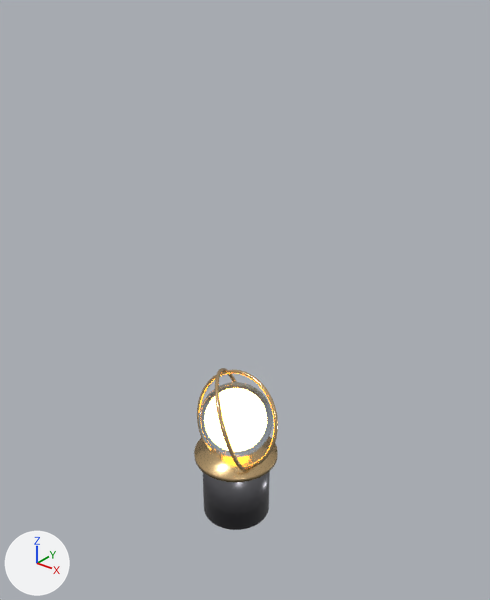
The glTF model game/models/core.glb: old version first, new version second.
One viewpoint serves both versions: a 50 mm camera at (4.61, -5.58, 6.67) aimed at (0.35, -0.25, 3.36). Arrows for +X, +Y and +Z are at lower left; the lights stay in place. The older version comes first. Where no turn or scale is listed for an object, it has been applied to the vertices.

Script lines for the objects in view, before the commit:
```python
me_cylinder_001 = bpy.data.meshes.new('Cylinder.001')
me_cylinder_001.from_pydata(...)  # a 64-sided cylinder along z spanning x -0.55..0.55, y -0.55..0.55, z -0.03..0.03
me_cylinder_001.materials.append(mat_brass)  # beige #e5c490
me_sphere_001 = bpy.data.meshes.new('Sphere.001')
me_sphere_001.from_pydata(...)  # 1106 vertices, 2208 faces; spans x -0.48..0.48, y -0.48..0.48, z 0.97..1.93
me_sphere_001.materials.append(mat_glass)  # pale blue #e7f3ff
me_torus = bpy.data.meshes.new('Torus')
me_torus.from_pydata(...)  # 1152 vertices, 2304 faces; spans x -0.645..0.645, y -0.237..0.237, z -0.608..0.608
me_torus.materials.append(mat_brass)  # beige #e5c490
ob_cap = bpy.data.objects.new('cap', me_cylinder_001)
ob_cap.location = (0.0, 0.0, 0.92)
ob_glass = bpy.data.objects.new('glass', me_sphere_001)
ob_glass.location = (0.0, 0.0, 0.0)
ob_ring_a = bpy.data.objects.new('ring_a', me_torus)
ob_ring_a.location = (0.0, 0.0, 1.45)
# also in view: 'pedestal' at (0.0, 0.0, 0.45)
```
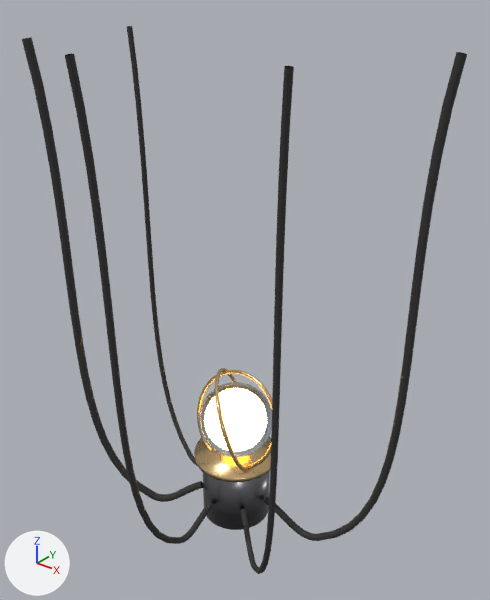
Location of each change, (x1, y1, x2, y2) in pixels of the pictures (490 x 600 px):
'cable0', added: after (264, 52, 467, 541)
'cable2', added: after (22, 37, 203, 502)
'cable3', added: after (65, 54, 213, 544)
'cable4', added: after (240, 66, 294, 574)
'cable1', added: after (127, 26, 197, 466)

The change, as a list of edits to the scene's bpy script:
```text
Add mat_rubber:
    mat_rubber = principled_material('rubber')
    mat_rubber.base_color = (0.03, 0.03, 0.03)  # dark grey #303030
    mat_rubber.roughness = 0.8
Add me_cable4:
    me_cable4.from_pydata(...)  # 330 vertices, 640 faces; spans x 0.34..1.72, y -1.45..-0.28, z 0.04..6.06
    me_cable4.materials.append(mat_rubber)  # dark grey #303030
Add me_cable3:
    me_cable3.from_pydata(...)  # 330 vertices, 640 faces; spans x -0.21..0.0, y -1.93..-0.45, z 0.05..6.06
    me_cable3.materials.append(mat_rubber)  # dark grey #303030
Add me_cable2:
    me_cable2.from_pydata(...)  # 330 vertices, 640 faces; spans x -1.77..-0.35, y -1.25..-0.23, z 0.03..6.06
    me_cable2.materials.append(mat_rubber)  # dark grey #303030
Add me_cable1:
    me_cable1.from_pydata(...)  # 330 vertices, 640 faces; spans x -2.16..-0.44, y 0.09..0.6, z 0.04..6.06
    me_cable1.materials.append(mat_rubber)  # dark grey #303030
Add me_cable0:
    me_cable0.from_pydata(...)  # 330 vertices, 640 faces; spans x 0.46..2.33, y 0.0..0.25, z 0.03..6.06
    me_cable0.materials.append(mat_rubber)  # dark grey #303030
Add ob_cable4:
    ob_cable4 = bpy.data.objects.new('cable4', me_cable4)
    ob_cable4.location = (0.0, 0.0, 0.0)
Add ob_cable3:
    ob_cable3 = bpy.data.objects.new('cable3', me_cable3)
    ob_cable3.location = (0.0, 0.0, 0.0)
Add ob_cable2:
    ob_cable2 = bpy.data.objects.new('cable2', me_cable2)
    ob_cable2.location = (0.0, 0.0, 0.0)
Add ob_cable1:
    ob_cable1 = bpy.data.objects.new('cable1', me_cable1)
    ob_cable1.location = (0.0, 0.0, 0.0)
Add ob_cable0:
    ob_cable0 = bpy.data.objects.new('cable0', me_cable0)
    ob_cable0.location = (0.0, 0.0, 0.0)
```
